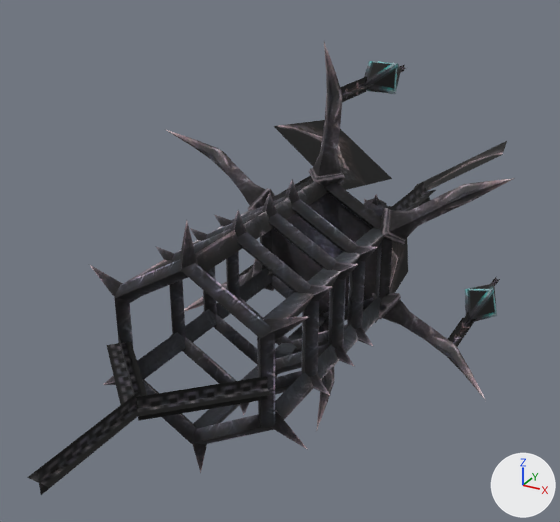
The OBJ model sceneobjs/yatelandisi_fuben_223/yatelandisi_fuben_223_longzi_01.obj, before and after one commit.
Rendered twice from a 50 mm camera at (164.0, -483.0, 163.0) aimed at (-7.0, -172.0, 7.0). Every picture has the same lights, and +X, +Y and +Z are marked at lower right. Where no turn or scale is listed for an object, it has been applied to the vertices.

Script lines for the objects in view, before the commit:
```python
me_yatelandisi_fuben_223_longzi_01 = bpy.data.meshes.new('yatelandisi_fuben_223_longzi_01')
me_yatelandisi_fuben_223_longzi_01.from_pydata(...)  # 668 vertices, 910 faces; spans x -95.0..96.0, y -347.0..4.0, z -111.0..111.0
me_yatelandisi_fuben_223_longzi_01.materials.append(mat_material_1)  # picture img_yatelandisi_fuben_223_longzi_01_png
ob_yatelandisi_fuben_223_longzi_01 = bpy.data.objects.new('yatelandisi_fuben_223_longzi_01', me_yatelandisi_fuben_223_longzi_01)
ob_yatelandisi_fuben_223_longzi_01.location = (0.0, 0.0, 0.0)
```
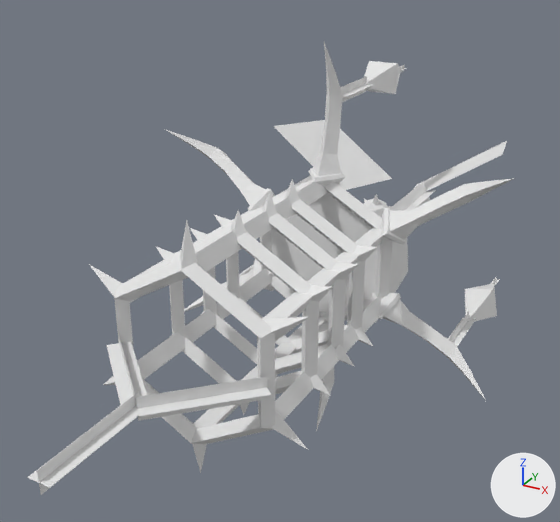
Where the change shows, as pixel boxes [x1, y1, x2, y2] in the pictures (560 x 522 px):
'yatelandisi_fuben_223_longzi_01', recoloured (black to white): [27, 42, 515, 495] in both

Edits to the bpy script that builds the scene:
```text
Add mat_material_1_1:
    mat_material_1_1 = principled_material('material_1')
    mat_material_1_1.base_color = (0.8, 0.8, 0.8)  # white #e7e7e7
    mat_material_1_1.roughness = 1.0
Change me_yatelandisi_fuben_223_longzi_01:
    where me_yatelandisi_fuben_223_longzi_01.from_pydata(...)  # 668 vertices, 910 faces; spans x -95.0..96.0, y -347.0..4.0, z -111.0..111.0
    remove me_yatelandisi_fuben_223_longzi_01.materials.append(mat_material_1)  # picture img_yatelandisi_fuben_223_longzi_01_png
    add me_yatelandisi_fuben_223_longzi_01.materials.append(mat_material_1_1)  # white #e7e7e7
```
